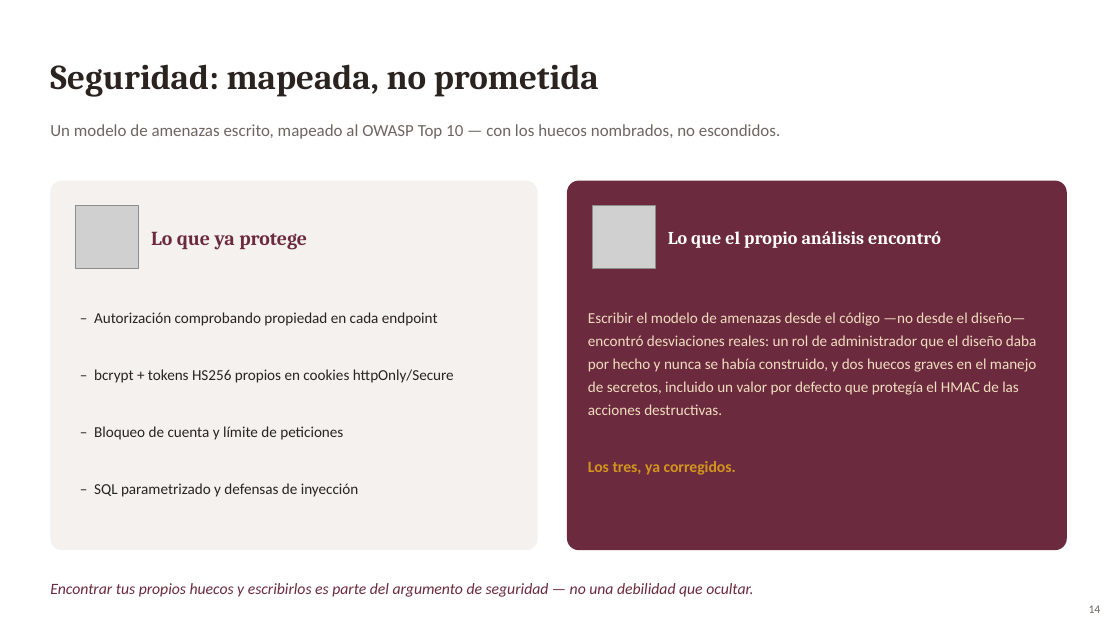
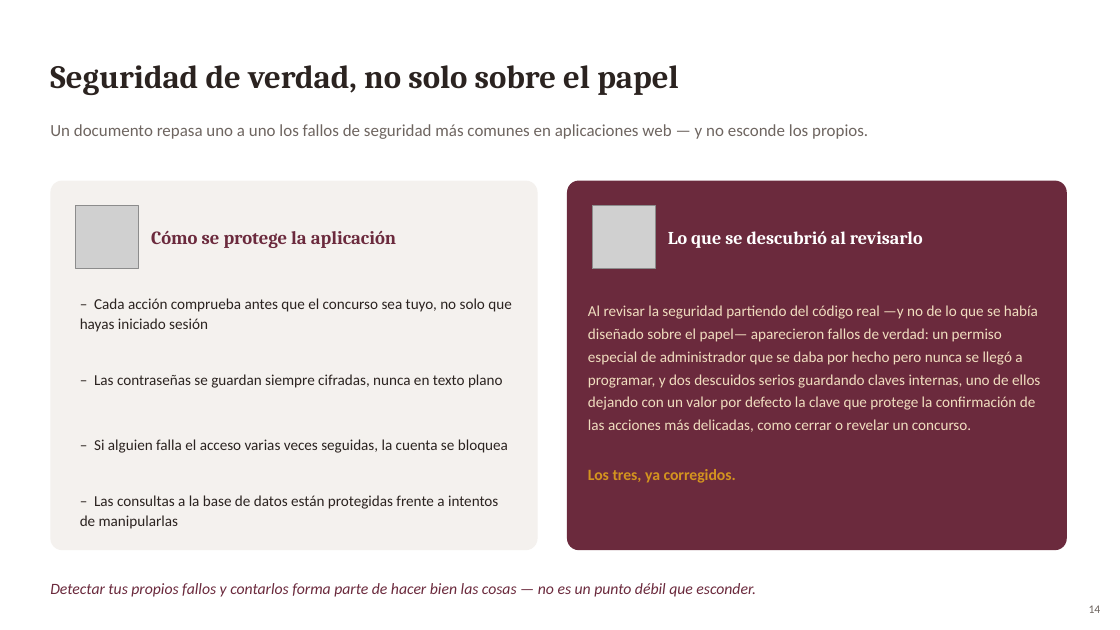
Before and after one commit to totpoderos/tapas, a slide deck: slide 14 of docs/Concurso_de_Tapas_Larga.pptx. Drawn at 1120x630 pixels with LibreOffice and Linux fonts; fonts in the diff are those of the drawing; grey boxes stand for pictures. Boxes give left, top, right and bottom in pixels: in the first picture for what was removed or moved away, otherwise in the second. Text is boxed around its words. In the diff, an @@ line names an element or a change of style, - is before the commit and + after.

```diff
--- a/docs/Concurso_de_Tapas_Larga.pptx
+++ b/docs/Concurso_de_Tapas_Larga.pptx
@@ text at (x1=50, y1=65, x2=678, y2=95): text changed; size 30 to 28 pt @@
-Seguridad: mapeada, no prometida
+Seguridad de verdad, no solo sobre el papel
@@ text at (x1=50, y1=124, x2=868, y2=139): text changed @@
-Un modelo de amenazas escrito, mapeado al OWASP Top 10 — con los huecos nombrados, no escondidos.
+Un documento repasa uno a uno los fallos de seguridad más comunes en aplicaciones web — y no esconde los propios.
@@ text at (x1=151, y1=231, x2=396, y2=248): text changed; size 17 to 16 pt @@
-Lo que ya protege
+Cómo se protege la aplicación
@@ text at (x1=668, y1=231, x2=923, y2=248): text changed @@
-Lo que el propio análisis encontró
+Lo que se descubrió al revisarlo
@@ text at (x1=80, y1=298, x2=511, y2=332): text changed @@
-– Autorización comprobando propiedad en cada endpoint
+– Cada acción comprueba antes que el concurso sea tuyo, no solo que hayas iniciado sesión
@@ text at (x1=588, y1=305, x2=1040, y2=432): text changed @@
-Escribir el modelo de amenazas desde el código —no desde el diseño— encontró desviaciones reales: un rol de administrador que el diseño daba por hecho y nunca se había construido, y dos huecos graves en el manejo de secretos, incluido un valor por defecto que protegía el HMAC de las acciones destructivas.
+Al revisar la seguridad partiendo del código real —y no de lo que se había diseñado sobre el papel— aparecieron fallos de verdad: un permiso especial de administrador que se daba por hecho pero nunca se llegó a programar, y dos descuidos serios guardando claves internas, uno de ellos dejando con un valor por defecto la clave que protege la confirmación de las acciones más delicadas, como cerrar o revelar un concurso.
@@ text at (x1=94, y1=374, x2=503, y2=388): text changed @@
-– bcrypt + tokens HS256 propios en cookies httpOnly/Secure
+– Las contraseñas se guardan siempre cifradas, nunca en texto plano
@@ text at (x1=94, y1=439, x2=508, y2=453): text changed @@
-– Bloqueo de cuenta y límite de peticiones
+– Si alguien falla el acceso varias veces seguidas, la cuenta se bloquea
@@ text "Los tres, ya corregidos." moved from (x1=588, y1=461, x2=736, y2=475) to (x1=588, y1=469, x2=736, y2=483) @@
@@ text at (x1=80, y1=495, x2=498, y2=529): text changed @@
-– SQL parametrizado y defensas de inyección
+– Las consultas a la base de datos están protegidas frente a intentos de manipularlas
@@ text at (x1=50, y1=583, x2=756, y2=597): text changed @@
-Encontrar tus propios huecos y escribirlos es parte del argumento de seguridad — no una debilidad que ocultar.
+Detectar tus propios fallos y contarlos forma parte de hacer bien las cosas — no es un punto débil que esconder.
```
Also in this commit, not shown: 1 other slide changed, 5 other files.
